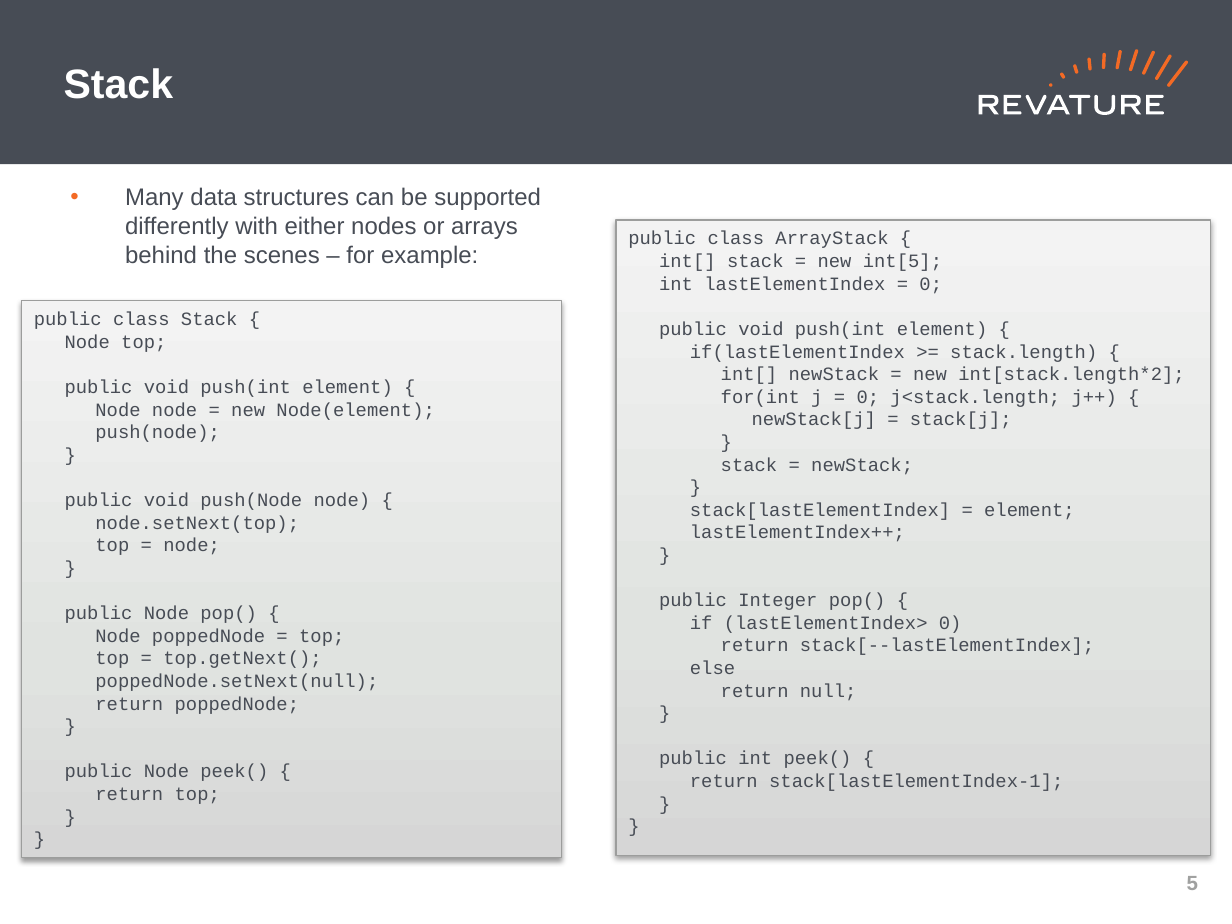
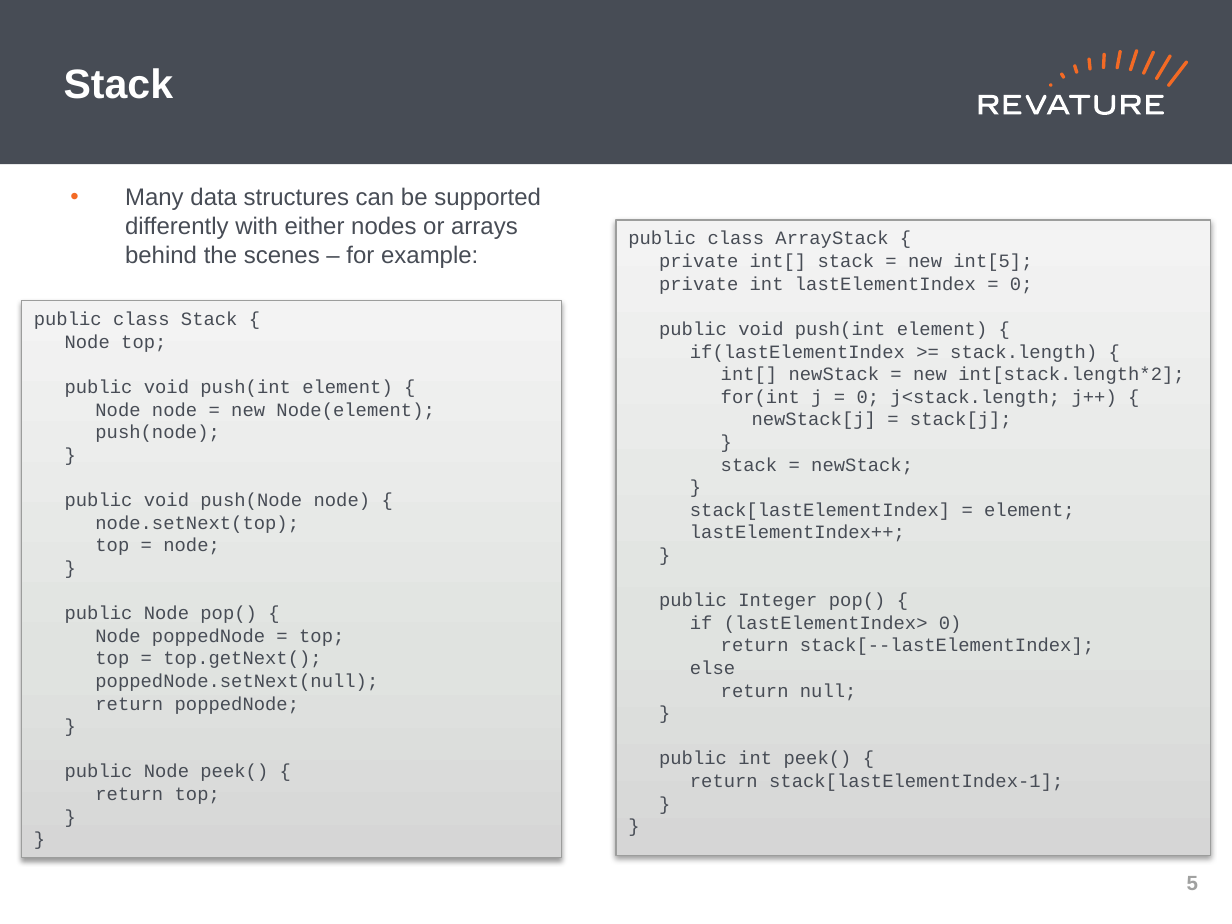
Before and after one commit to jhigherevature/ROCP-210208, a slide deck: slide 6 of powerpoints/Roc_Day5.pptx. Drawn at 1232x924 pixels with LibreOffice and Linux fonts; fonts in the diff are those of the drawing. Boxes give left, top, right and bottom in pixels: in the first picture for what was removed or moved away, otherwise in the second. Text is boxed around its words. In the diff, an @@ line names an element or a change of style, - is before the commit and + after.

```diff
--- a/powerpoints/Roc_Day5.pptx
+++ b/powerpoints/Roc_Day5.pptx
@@ text at bbox=[659, 254, 1033, 294]: text changed @@
-int[] stack = new int[5];
-int lastElementIndex = 0;
+private int[] stack = new int[5];
+private int lastElementIndex = 0;
```
Also in this commit, not shown: 3 other slides changed, 1 slide added, 14 other files.
